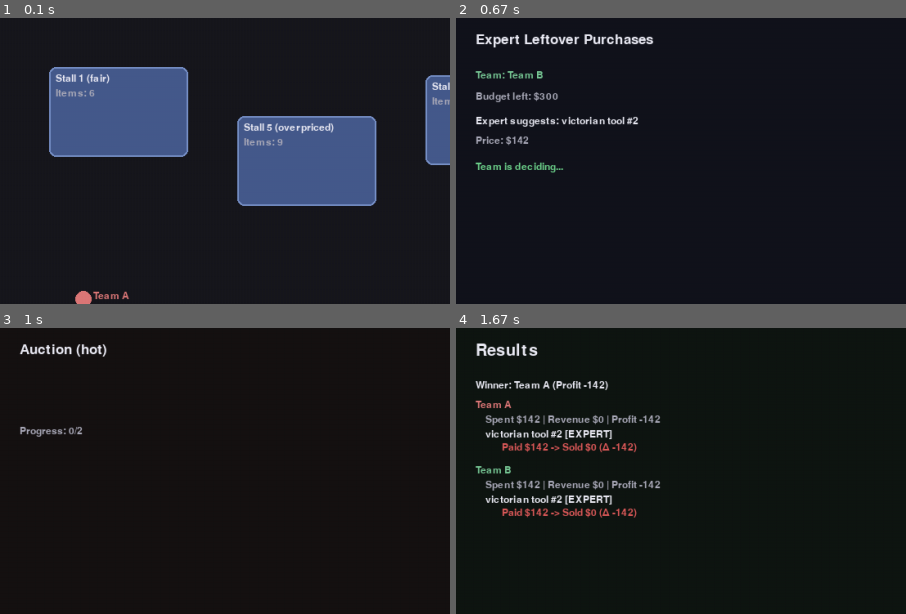
Above: before the commit, frames 1-4 (two rows, left to right).
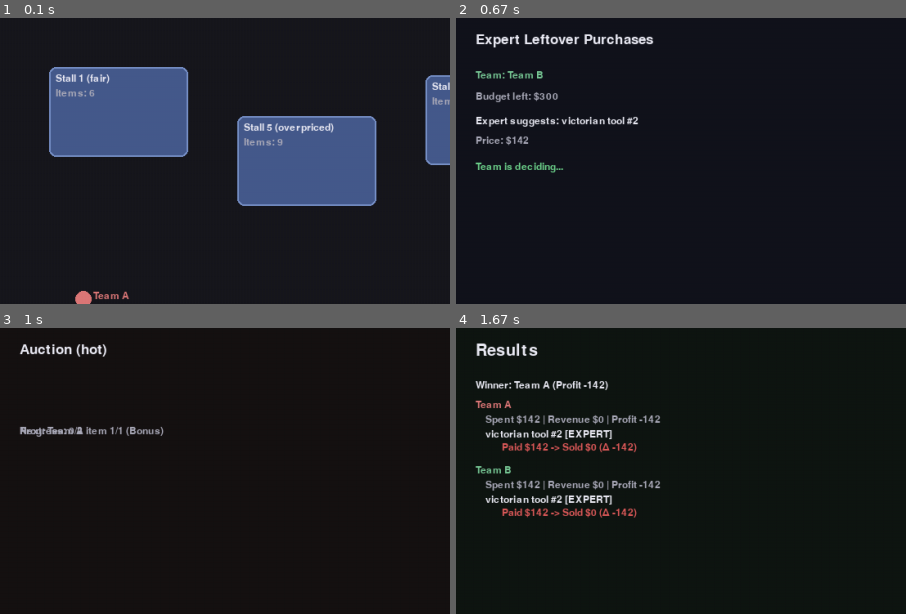
Above: after the commit, the same moments.

Repository: ashvernon/bargain-hunt-simulator
Game: pygame game, started from main.py
Two runs of this game, one before a commit and one after it. Both use one fixed random seed, a clock stepped at 60 frames per second and the inputs below.
Inputs:
- Up to frame 1 (0.1 s): no input
- Up to frame 2 (0.67 s): tap Space at 0.33 s
- Up to frame 3 (1 s): tap F at 0.67 s
- Up to frame 4 (1.67 s): tap Space at 1.07, 1.37, 1.57 s
The pictures show only the part of the screen within x 0-50%, y 0-50%; the shares and areas given below are measured in that part.

Frames 1-2 are identical in both runs. In frame 3, 0.4% of the frame differs, in the area x 4-37%, y 34-38%; in frame 4, nothing differs.

Commit message:
Order auction lots per team

Diff:
--- a/models/episode.py
+++ b/models/episode.py
@@ -3,12 +3,21 @@
 from sim.rng import RNG
 from models.market import Market
 from models.team import Team
+from models.item import Item
 from models.expert import Expert
 from models.auction_house import AuctionHouse
 from sim.pricing import negotiate
 from sim.scoring import compute_team_totals, golden_gavel
 from ai.strategy_value import ValueHunterStrategy
 from ai.strategy_risk import RiskAverseStrategy
+
+@dataclass
+class AuctionLot:
+    team: Team
+    item: Item
+    position_in_team: int
+    team_total: int
+    is_bonus: bool
 
 @dataclass
 class Episode:
@@ -38,7 +47,7 @@
         self.appraisal_done = False
         self.auction_done = False
         self.results_done = False
-        self.auction_queue = []  # list of (team, item)
+        self.auction_queue = []  # list of AuctionLot
         self.auction_cursor = 0
 
     def update_market_ai(self, dt: float, team_speed: float, buy_radius: float):
@@ -179,10 +188,20 @@
     def start_auction(self):
         self.auction_queue = []
         for team in self.teams:
-            for item in team.items_bought:
-                self.auction_queue.append((team, item))
-        # Shuffle order for show drama
-        self.rng.shuffle(self.auction_queue)
+            team_items = [it for it in team.items_bought if not it.is_expert_pick]
+            bonus_items = [it for it in team.items_bought if it.is_expert_pick]
+            sequence = team_items + bonus_items
+            team_total = len(sequence)
+            for idx, item in enumerate(sequence, start=1):
+                self.auction_queue.append(
+                    AuctionLot(
+                        team=team,
+                        item=item,
+                        position_in_team=idx,
+                        team_total=team_total,
+                        is_bonus=item.is_expert_pick,
+                    )
+                )
         self.auction_cursor = 0
         self.auction_done = False
         self.last_sold = None
@@ -191,9 +210,9 @@
         if self.auction_cursor >= len(self.auction_queue):
             self.auction_done = True
             return
-        team, item = self.auction_queue[self.auction_cursor]
-        item.auction_price = self.auction_house.sell(item, self.rng)
-        self.last_sold = (team, item)
+        lot = self.auction_queue[self.auction_cursor]
+        lot.item.auction_price = self.auction_house.sell(lot.item, self.rng)
+        self.last_sold = lot
         self.auction_cursor += 1
         if self.auction_cursor >= len(self.auction_queue):
             self.auction_done = True
--- a/ui/screens/auction_screen.py
+++ b/ui/screens/auction_screen.py
@@ -28,7 +28,8 @@
 
         y = 70
         if self.episode.last_sold:
-            team, it = self.episode.last_sold
+            lot = self.episode.last_sold
+            team, it = lot.team, lot.item
             tag = " [EXPERT]" if it.is_expert_pick else ""
             draw_text(surface, f"Sold: {it.name}{tag}", 24, y, self.small, TEXT); y += 22
             profit = it.auction_price - it.shop_price
@@ -38,7 +39,20 @@
         # progress
         total = len(self.episode.auction_queue)
         cur = self.episode.auction_cursor
-        draw_text(surface, f"Progress: {cur}/{total}", 24, play_w and 120 or 120, self.small, MUTED)
+        progress_label = f"Progress: {cur}/{total}"
+        draw_text(surface, progress_label, 24, play_w and 120 or 120, self.small, MUTED)
+
+        if cur < total:
+            next_lot = self.episode.auction_queue[cur]
+            bonus_tag = " (Bonus)" if next_lot.is_bonus else ""
+            draw_text(
+                surface,
+                f"Next: {next_lot.team.name} item {next_lot.position_in_team}/{next_lot.team_total}{bonus_tag}",
+                24,
+                play_w and 120 or 120,
+                self.small,
+                MUTED,
+            )
 
         render_hud(
             surface,
